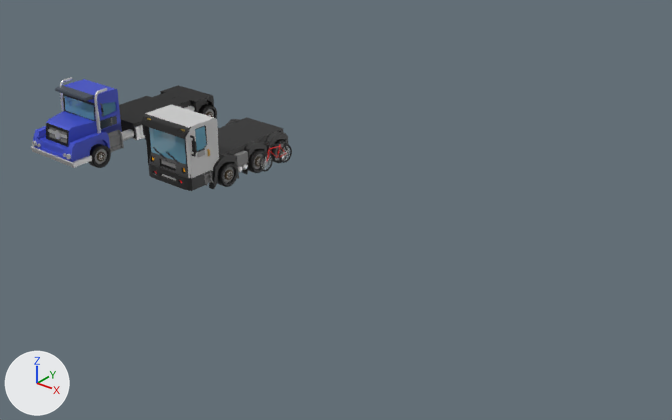
Two versions of the Blender file Documentacao/Modelos/Cenário/Modelos3D/Claudio/Blender/Veiculos.blend, one commit apart.
Both versions are drawn from a 50 mm lens placed at (39.9, -27.2, 19.5), pointed at (14.8, 4.1, 0.1). Every picture has the same lights, and +X, +Y and +Z are marked at lower left.

The scene before the commit, as lines of its bpy script (objects in view):
```python
me_cube = bpy.data.meshes.new('Cube')
me_cube.from_pydata(...)  # 5588 vertices, 5630 faces; spans x -1.83..1.83, y -5.44..4.98, z -0.76..3.29
me_cube.polygons.foreach_set('use_smooth', [True] * 5630)
# faces by material slot: [3005, 2619, 6]
me_cube.materials.append(mat_material)  # picture img_mapadecor_texturas_png
me_cube.materials.append(mat_metal)
me_cube.materials.append(mat_vidro)  # blue #83c9e7
me_cube_001 = bpy.data.meshes.new('Cube.001')
me_cube_001.from_pydata(...)  # 3976 vertices, 3932 faces; spans x -1.89..1.89, y -4.69..2.52, z -0.88..2.8
me_cube_001.polygons.foreach_set('use_smooth', [True] * 3932)
# faces by material slot: [3746, 26, 160]
me_cube_001.materials.append(mat_material)  # picture img_mapadecor_texturas_png
me_cube_001.materials.append(mat_vidro)  # blue #83c9e7
me_cube_001.materials.append(mat_metal)
ob_caminhao1 = bpy.data.objects.new('Caminhao1', me_cube)
ob_caminhao1.location = (0.0, 4.23, 0.73)
ob_caminhao2 = bpy.data.objects.new('Caminhao2', me_cube_001)
ob_caminhao2.location = (7.36, 4.88, 1.13)
```
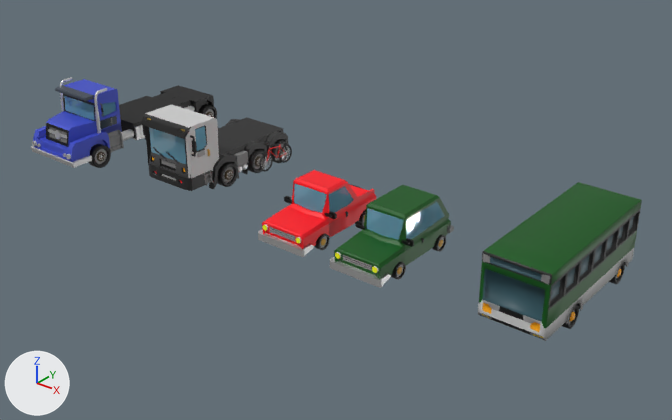
Commit message: Veiculos 🚍

Changed parts and their boxes [x1, y1, x2, y2] in the pictures (672 x 420 px):
'Onibus', added: after [478, 182, 642, 341]
'CarroSemBunda', added (green): after [330, 185, 454, 288]
    faces in mat_material (picture img_mapadecor_texturas_png): [334, 185, 454, 280]
    faces in mat_vidro (blue #83c9e7): [366, 202, 445, 240]
    faces in mat_metal: [330, 256, 391, 288]
'Carro', added (red): after [258, 170, 377, 257]
    faces in mat_material (picture img_mapadecor_texturas_png): [262, 170, 377, 250]
    faces in mat_vidro (blue #83c9e7): [294, 183, 354, 213]
    faces in mat_metal: [258, 229, 314, 257]

What changed in the scene script:
```text
Add me_onibus:
    me_onibus.from_pydata(...)  # 1277 vertices, 1265 faces; spans x -1.43..1.44, y -3.31..4.56, z -2.01..1.38
    me_onibus.polygons.foreach_set('use_smooth', [True] * 1265)
    me_onibus.materials.append(mat_material)  # picture img_mapadecor_texturas_png
Add me_carrosembunda:
    me_carrosembunda.from_pydata(...)  # 710 vertices, 686 faces; spans x 0.0..1.49, y -1.94..3.53, z -0.78..1.78
    me_carrosembunda.polygons.foreach_set('use_smooth', [True] * 686)
    # faces by material slot: [665, 5, 16]
    me_carrosembunda.materials.append(mat_material)  # picture img_mapadecor_texturas_png
    me_carrosembunda.materials.append(mat_vidro)  # blue #83c9e7
    me_carrosembunda.materials.append(mat_metal)
Add me_carro:
    me_carro.from_pydata(...)  # 673 vertices, 652 faces; spans x 0.0..1.49, y -1.94..3.52, z -0.78..1.78
    me_carro.polygons.foreach_set('use_smooth', [True] * 652)
    # faces by material slot: [631, 5, 16]
    me_carro.materials.append(mat_material)  # picture img_mapadecor_texturas_png
    me_carro.materials.append(mat_vidro)  # blue #83c9e7
    me_carro.materials.append(mat_metal)
Add ob_onibus:
    ob_onibus = bpy.data.objects.new('Onibus', me_onibus)
    ob_onibus.location = (26.88, 2.49, 2.15)
Add ob_carrosembunda:
    ob_carrosembunda = bpy.data.objects.new('CarroSemBunda', me_carrosembunda)
    ob_carrosembunda.location = (19.72, 1.15, 0.87)
    _m = ob_carrosembunda.modifiers.new('Mirror', 'MIRROR')
    _m.use_clip = True
Add ob_carro:
    ob_carro = bpy.data.objects.new('Carro', me_carro)
    ob_carro.location = (15.65, 1.15, 0.87)
    _m = ob_carro.modifiers.new('Mirror', 'MIRROR')
    _m.use_clip = True
```
